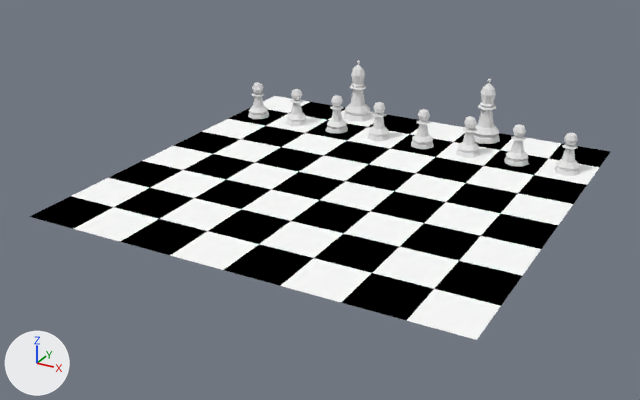
What one commit did to the Blender file ChessScene.blend.
One viewpoint serves both versions: a camera (50 mm lens) standing at (41.9, -82.0, 38.0) and looking at (-1.4, -3.4, -1.3). Arrows for +X, +Y and +Z are at lower left; the lights stay in place.

Objects in the first picture: 'Chess Board', 'LP Bishop 1', 'LP Bishop 2', 'White Pawn.000', 'White Pawn.001', 'White Pawn.002', 'White Pawn.003', 'White Pawn.004', 'White Pawn.005', 'White Pawn.006', 'White Pawn.007'.
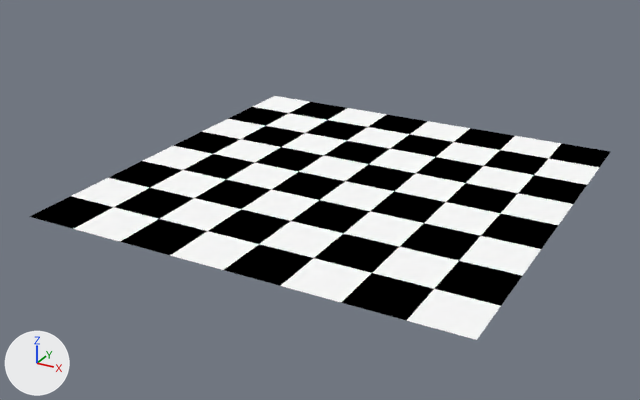
Pixel boxes (x1, y1, x2, y2) of what changed, in the pictures (640 x 400 px):
'LP Bishop 1', hidden
    before: (474, 79, 500, 144)
'LP Bishop 2', hidden
    before: (343, 60, 371, 122)
'White Pawn.000', hidden
    before: (554, 133, 580, 176)
'White Pawn.001', hidden
    before: (504, 124, 529, 167)
'White Pawn.002', hidden
    before: (456, 116, 480, 158)
'White Pawn.003', hidden
    before: (411, 109, 434, 149)
'White Pawn.004', hidden
    before: (367, 102, 390, 141)
'White Pawn.005', hidden
    before: (326, 95, 348, 134)
'White Pawn.006', hidden
    before: (286, 89, 308, 126)
'White Pawn.007', hidden
    before: (248, 82, 269, 119)

What the commit changed:
Object 'White Pawn.007' (ob_white_pawn_007) is now hidden.
Object 'White Pawn.006' (ob_white_pawn_006) is now hidden.
Object 'White Pawn.005' (ob_white_pawn_005) is now hidden.
Object 'White Pawn.004' (ob_white_pawn_004) is now hidden.
Object 'White Pawn.003' (ob_white_pawn_003) is now hidden.
Object 'White Pawn.002' (ob_white_pawn_002) is now hidden.
Object 'White Pawn.001' (ob_white_pawn_001) is now hidden.
Object 'White Pawn.000' (ob_white_pawn_000) is now hidden.
Object 'LP Bishop 2' (ob_lp_bishop_2) is now hidden.
Object 'LP Bishop 1' (ob_lp_bishop_1) is now hidden.
